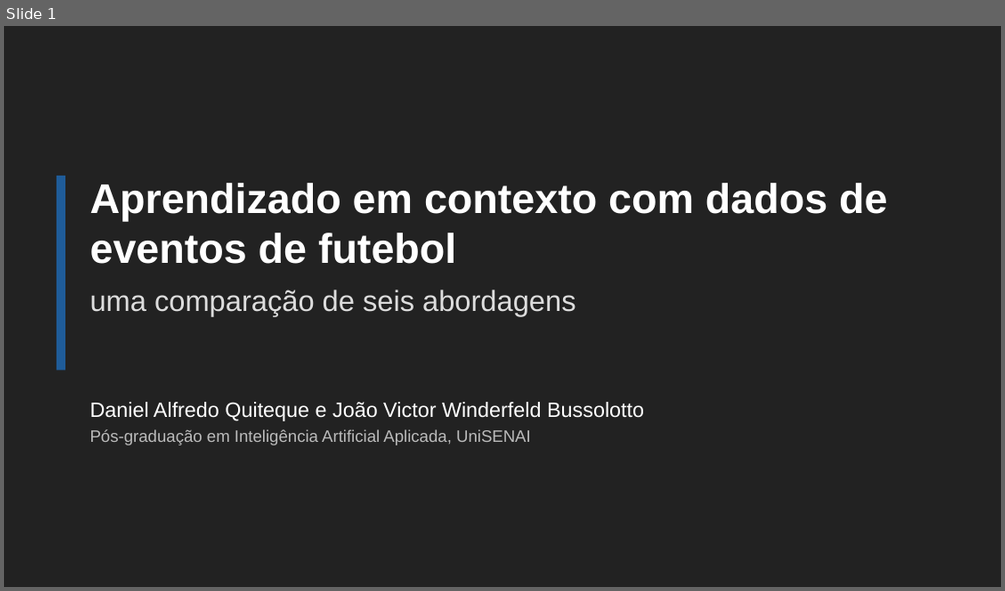
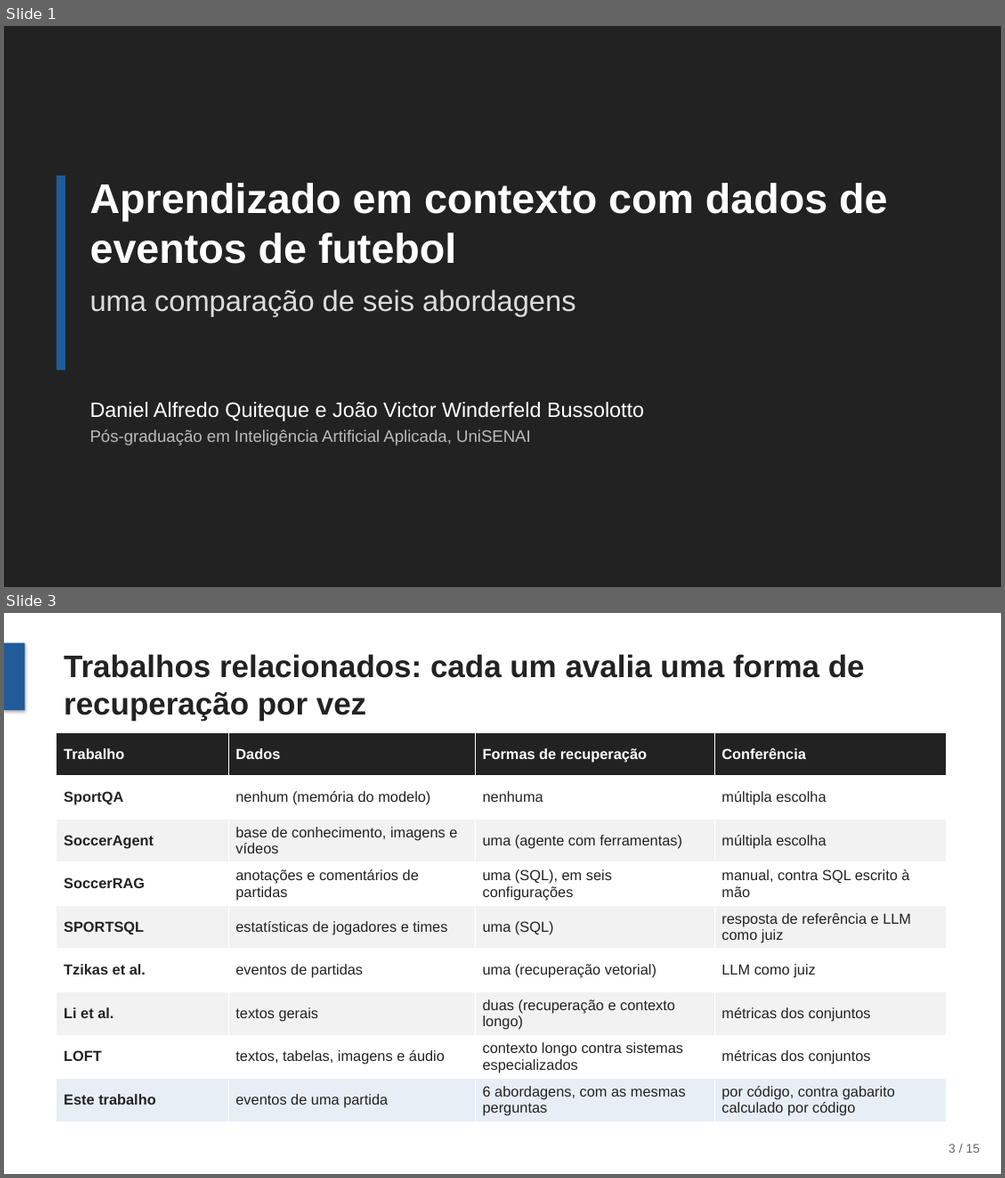
Before and after one commit to joaowinderfeldbussolotto/football-tactics-knowledge-graph, a slide deck: apresentacao/apresentacao.pptx. Shown one above the other, each under a label of ours: slide 1 before the commit, slides 1 and 3 after it; the slides between them are not shown. The pictures are 1005x591 and 1005x1178 pixels, drawn with LibreOffice and Linux fonts; fonts in the diff are those of the drawing. Boxes give left, top, right and bottom in pixels: in the first picture for what was removed or moved away, otherwise in the second. Text is boxed around its words. In the diff, an @@ line names an element or a change of style, - is before the commit and + after.

```diff
--- a/apresentacao/apresentacao.pptx
+++ b/apresentacao/apresentacao.pptx
@@ slide 3 added at (4,613,1001,1174), background #FFFFFF @@
@@ rectangle added at (4,643,25,710), fill #1F5C99 @@
@@ title added at (64,654,865,721), 30 pt, text #222222, bold @@
+Trabalhos relacionados: cada um avalia uma forma de recuperação por vez
@@ table added at (57,732,947,1121), 9 rows, 4 columns @@
+Trabalho | Dados | Formas de recuperação | Conferência
+SportQA | nenhum (memória do modelo) | nenhuma | múltipla escolha
+SoccerAgent | base de conhecimento, imagens e vídeos | uma (agente com ferramentas) | múltipla escolha
+SoccerRAG | anotações e comentários de partidas | uma (SQL), em seis configurações | manual, contra SQL escrito à mão
+SPORTSQL | estatísticas de jogadores e times | uma (SQL) | resposta de referência e LLM como juiz
+Tzikas et al. | eventos de partidas | uma (recuperação vetorial) | LLM como juiz
+Li et al. | textos gerais | duas (recuperação e contexto longo) | métricas dos conjuntos
+LOFT | textos, tabelas, imagens e áudio | contexto longo contra sistemas especializados | métricas dos conjuntos
+Este trabalho | eventos de uma partida | 6 abordagens, com as mesmas perguntas | por código, contra gabarito calculado por código
@@ text added at (948,1143,980,1152), 12 pt, text #666666 @@
+3 / 15
```
Also in this commit, not shown: 13 slides changed, 1 slide removed, 2 other files.
